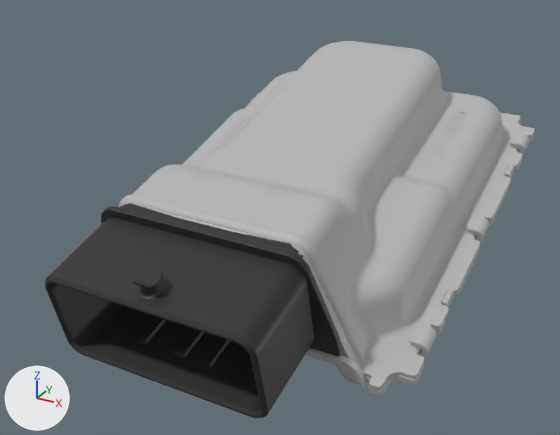
What one commit did to the glTF model public/models/Parts/M4C.glb.
One viewpoint serves both versions: a 50 mm camera at (0.742, 1.118, 1.487) aimed at (0.008, 2.453, 0.82). The axes (+X, +Y, +Z) are drawn at lower left. The lights are the same throughout. The older version comes first. Where no turn or scale is listed for an object, it has been applied to the vertices. Vertices at exactly the same position are counted once.

Script lines for the objects in view, before the commit:
```python
me_final_bike_mod_001 = bpy.data.meshes.new('final bike mod.001')
me_final_bike_mod_001.from_pydata(...)  # 8057 vertices, 12976 faces; spans x -0.22..0.289, y 1.937..2.256, z 0.716..0.993
me_final_bike_mod_001.materials.append(mat_material_004)  # black #2a2a2a
me_final_bike_mod_015 = bpy.data.meshes.new('final bike mod.015')
me_final_bike_mod_015.from_pydata(...)  # 18623 vertices, 31999 faces; spans x -0.397..0.368, y 0.716..1.162, z -3.065..-2.073
me_final_bike_mod_015.materials.append(mat_material_005)  # grey #b6b6b6
ob_final_bike_mod_001 = bpy.data.objects.new('final bike mod.001', me_final_bike_mod_001)
ob_final_bike_mod_001.location = (0.0, 0.0, -0.05)
ob_final_bike_mod_015 = bpy.data.objects.new('final bike mod.015', me_final_bike_mod_015)
ob_final_bike_mod_015.location = (0.0, 0.0, -0.05)
ob_final_bike_mod_015.rotation_euler = (1.571, 0.0, -0.0186)  # degrees (90, 0, -1.1)
```
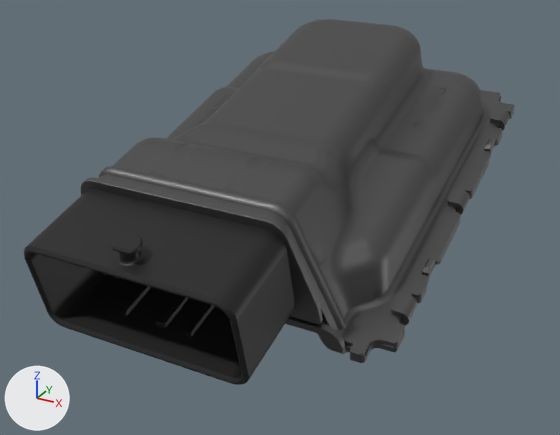
Boxes (x1, y1, x2, y2) around the edits, measured in the pictures (560 x 435 px):
'final bike mod.015', reshaped, moved, turned
    before: (119, 41, 535, 395)
    after: (81, 19, 514, 363)
'final bike mod.001', deleted (black)
    before: (45, 203, 342, 418)
'final bike mod.086', added (black)
    after: (24, 189, 295, 385)
part 1 of me_final_bike_mod_015, built on
    after: (81, 175, 323, 325)
part 2 of me_final_bike_mod_015, recoloured
    before: (119, 41, 535, 395)
    after: (99, 19, 514, 363)

The edits, one by one:
Material 'Aluminum' (mat_aluminum) is new.
Its base color is (0.143, 0.143, 0.143) (dark grey #6a6a6a).
Its metallic is 1.0.
Material 'Material.010' (mat_material_010) is new.
Its base color is (0.00594, 0.00594, 0.00594) (black #121212).
me_final_bike_mod_015 is used by ob_final_bike_mod_015; location (0.0, 0.0, -0.05); rotation (1.571, 0.0, -0.0186), in degrees (90, 0, -1.1).
me_final_bike_mod_015 had 18623 vertices, 31999 faces and spanned x -0.397..0.368, y 0.716..1.162, z -3.065..-2.073.
me_final_bike_mod_015 now has 19732 vertices, 34327 faces and spans x -0.397..0.368, y 0.716..1.162, z -3.065..-2.064.
me_final_bike_mod_015 part 1: 35 vertices moved within x -0.214..0.209, y 0.805..0.967, z -2.185..-2.11; 238 vertices removed from x -0.192..0.182, y 0.771..0.929, z -2.182..-2.076; 1364 vertices added at x -0.26..0.248, y 0.781..0.993, z -2.194..-2.064.
me_final_bike_mod_015 part 2: 31466 faces spanning x -0.397..0.368, y 0.716..1.162, z -3.065..-2.073 switch from mat_material_005 (grey #b6b6b6) to mat_aluminum (dark grey #6a6a6a).
Other edits to the shape of me_final_bike_mod_015 do not show in these pictures.
Mesh me_final_bike_mod_2952 is new.
It has 6640 vertices, 10648 faces and spans x -0.214..0.227, y 1.934..2.203, z 0.716..0.987.
It uses material mat_material_010 (black #121212).
Object 'final bike mod.015' (ob_final_bike_mod_015) moves from (0.0, 0.0, -0.05) to (0.0, 0.0, 0.0).
Object 'final bike mod.015' (ob_final_bike_mod_015) turns from (90, 0, -1.1) to (90, 0, 0) degrees about x, y and z.
Object 'final bike mod.001' (ob_final_bike_mod_001) is deleted.
Object 'final bike mod.086' (ob_final_bike_mod_086) is new; it shows me_final_bike_mod_2952.
Its location is (0.0, 0.0, 0.0).
